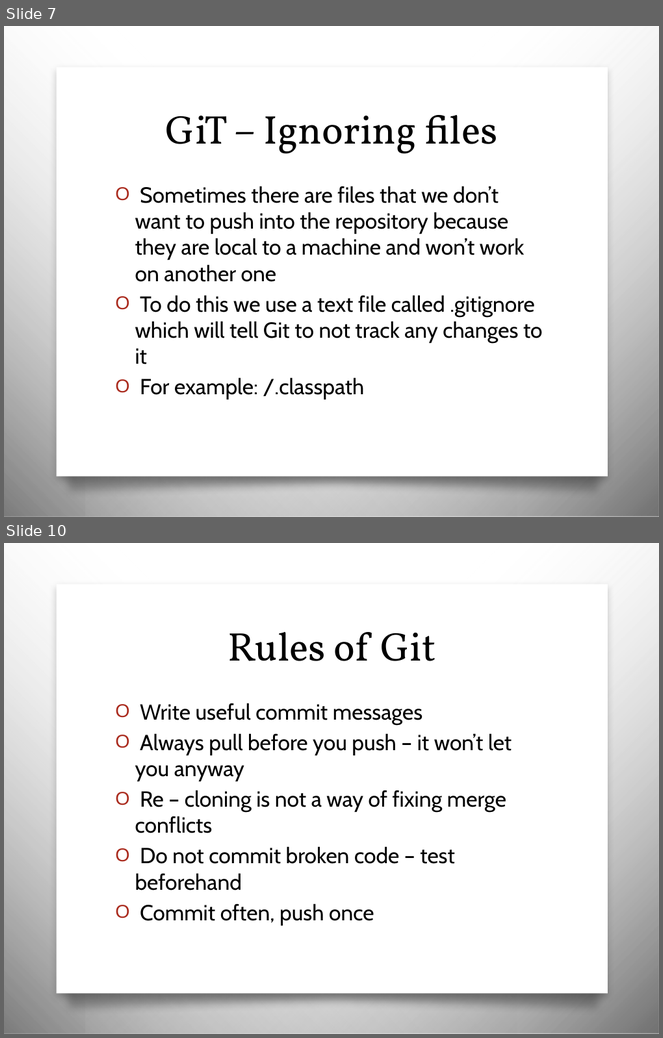
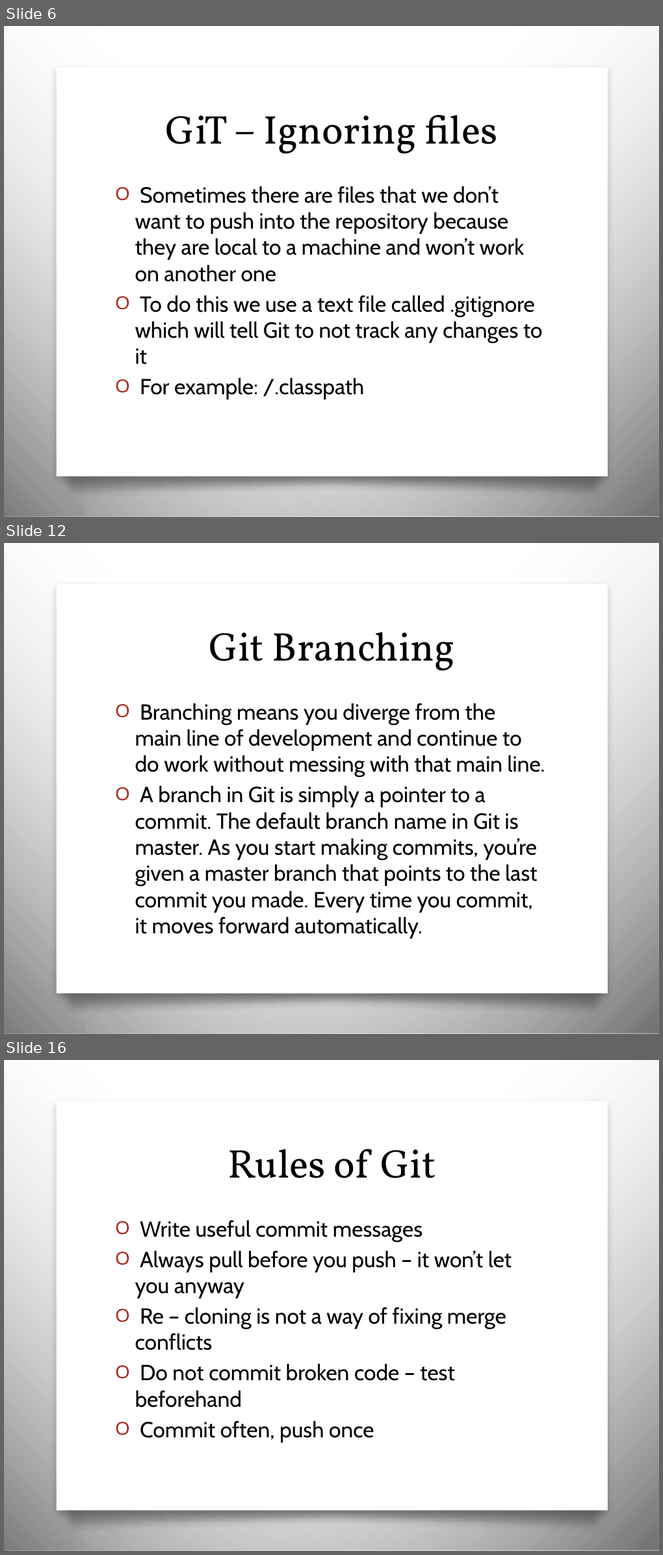
Before and after one commit to JCMander/PortalPower, a slide deck: Git/Git Slides.pptx. Shown one above the other, each under a label of ours: slides 7 and 10 before the commit, slides 6, 12 and 16 after it; the slides between them are not shown. The pictures are 663x1038 and 663x1555 pixels, drawn with LibreOffice and Linux fonts; fonts in the diff are those of the drawing; background and template pictures are left out. Boxes give left, top, right and bottom in pixels: in the first picture for what was removed or moved away, otherwise in the second. Text is boxed around its words. In the diff, an @@ line names an element or a change of style, - is before the commit and + after.

```diff
--- a/Git/Git Slides.pptx
+++ b/Git/Git Slides.pptx
@@ slide 12 added at box(4, 543, 659, 1034), background picture (left out); not listed: 4 template elements that a slide beside it also shows @@
@@ title added at box(209, 632, 455, 671), 44 pt, text #000000 @@
+Git Branching
@@ text added at box(135, 703, 545, 939), 24 pt, text #000000 @@
+O Branching means you diverge from the main line of development and continue to do work without messing with that main line.
+O A branch in Git is simply a pointer to a commit. The default branch name in Git is master. As you start making commits, you’re given a master branch that points to the last commit you made. Every time you commit, it moves forward automatically.
@@ what was slide 7 is now slide 6 @@
@@ what was slide 10 is now slide 16 @@
```
Also in this commit, not shown: 7 slides changed, 5 other slides added.
